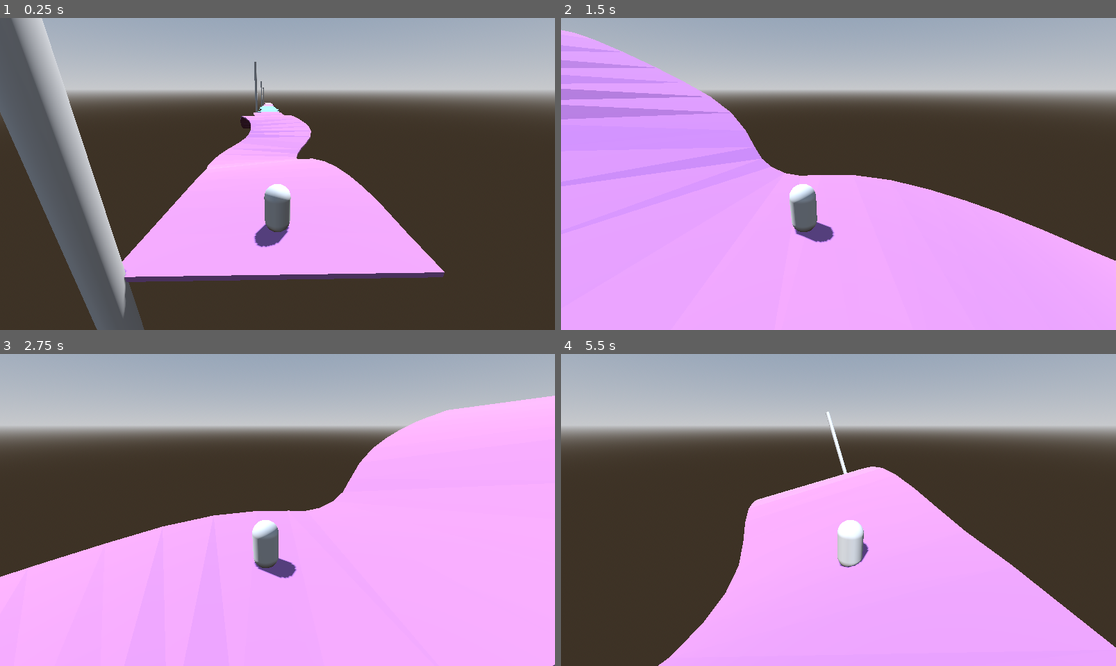
Above: before the commit, frames 1-4 (two rows, left to right).
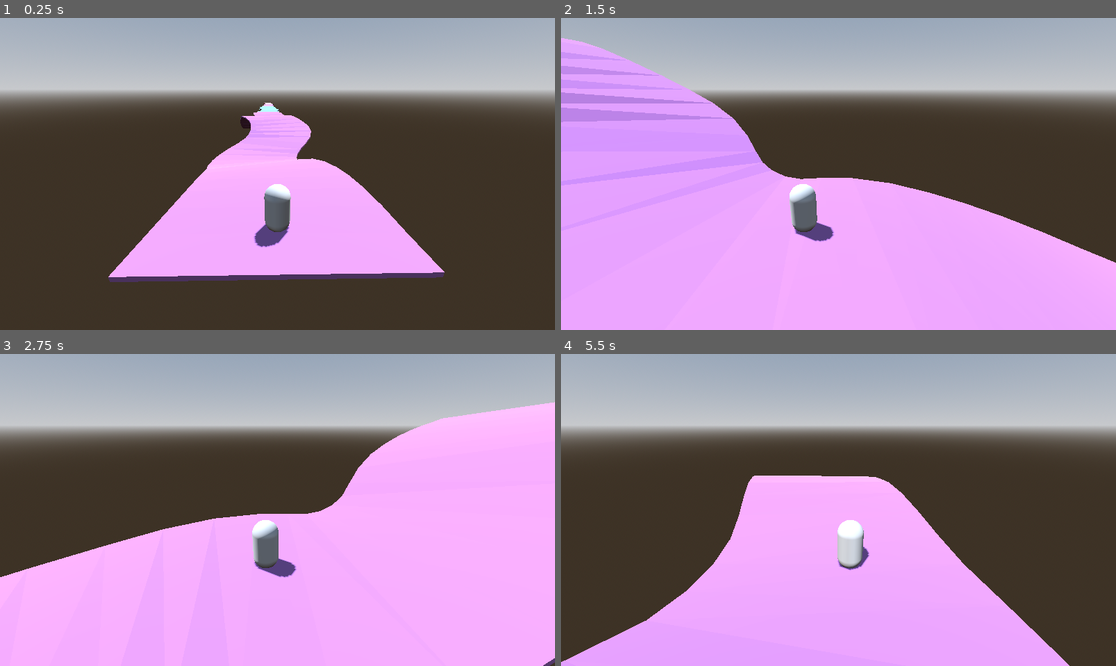
Above: after the commit, the same moments.

Repository: ludovancy/endless-roller
Game: Godot game, scene res://world.tscn
Two runs of this game, one before a commit and one after it. Both use one fixed random seed, a clock stepped at 60 frames per second and the inputs below.
Inputs (mouse positions are in pixels of both pictures, inside the frame that each line leads up to):
- Up to frame 1 (0.25 s): no input
- Up to frame 2 (1.5 s): tap Enter at 0.5 s; move the mouse to (960, 158) at 0.52 s; hold Right (ui_right) 0.53-1.25 s; click (960, 158) at 0.67 s; drag from (727, 189) to (810, 236) at 1.27 s
- Up to frame 3 (2.75 s): move the mouse to (333, 441) at 2.02 s; hold Right (ui_right) from 2.03 s (still down)
- Up to frame 4 (5.5 s): release Right (ui_right) at 2.75 s; drag from (810, 572) to (672, 463) at 2.77 s; move the mouse to (1005, 556) at 3.52 s; hold Left (ui_left) 3.53-4.25 s; drag from (672, 463) to (755, 432) at 4.27 s; move the mouse to (866, 510) at 5.02 s; hold Down (ui_down) from 5.03 s (still down); click (866, 510) at 5.17 s

The runs differ from the first frame. In frame 1, 10% of the frame differs, in the area x 0-79%, y 0-100%; in frame 2, 3.0%; in frame 3, 1.3%; in frame 4, 9.9%.

Commit message:
Further smoot path rotation

Diff:
--- a/path.tscn
+++ b/path.tscn
@@ -1,21 +1,14 @@
-[gd_scene load_steps=5 format=3 uid="uid://32n2mkmfomch"]
+[gd_scene load_steps=4 format=3 uid="uid://32n2mkmfomch"]
 
 [ext_resource type="Script" path="res://src/path.gd" id="1_0tngy"]
 [ext_resource type="Material" uid="uid://bgovks7oliqog" path="res://res/path.tres" id="2_e6nam"]
 
-[sub_resource type="CylinderMesh" id="CylinderMesh_a1aqu"]
-height = 40.0
-
 [sub_resource type="Curve3D" id="Curve3D_uokhs"]
 resource_local_to_scene = true
+up_vector_enabled = false
 
 [node name="CustomPath" type="Node3D"]
 script = ExtResource("1_0tngy")
-
-[node name="MeshInstance3D" type="MeshInstance3D" parent="."]
-transform = Transform3D(1, 0, 0, 0, 1, 0, 0, 0, 1, 5, 0, 0)
-mesh = SubResource("CylinderMesh_a1aqu")
-skeleton = NodePath("../Path3D")
 
 [node name="CSGPolygon3D" type="CSGPolygon3D" parent="."]
 polygon = PackedVector2Array(-5, 0, -5, 0.2, 5, 0.2, 5, 0)
